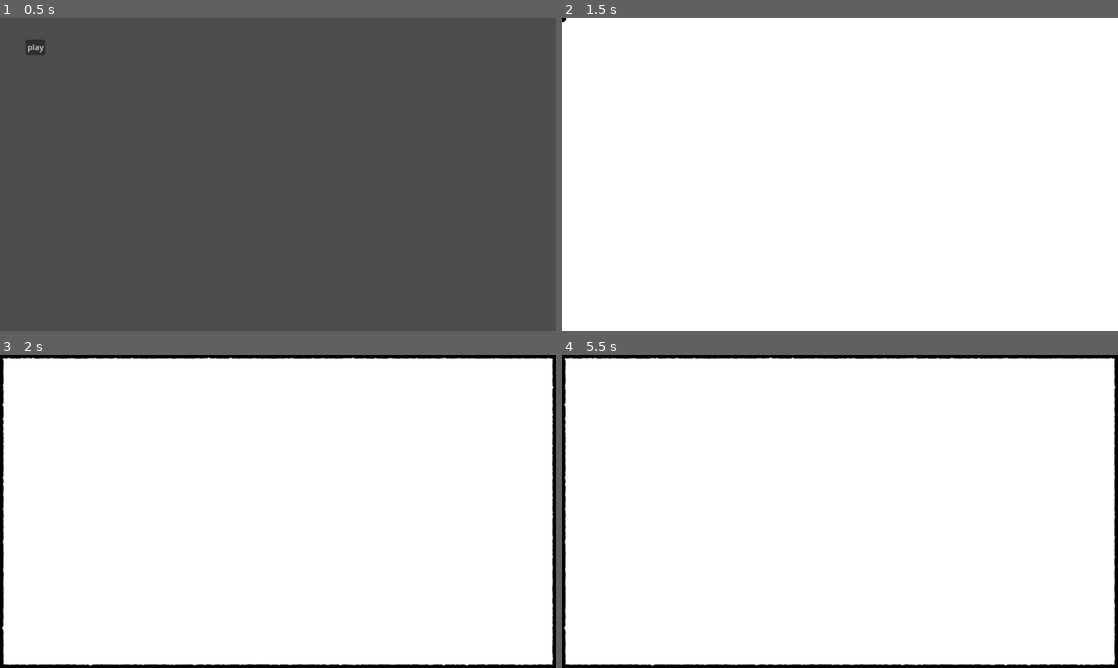
Above: before the commit, frames 1-4 (two rows, left to right).
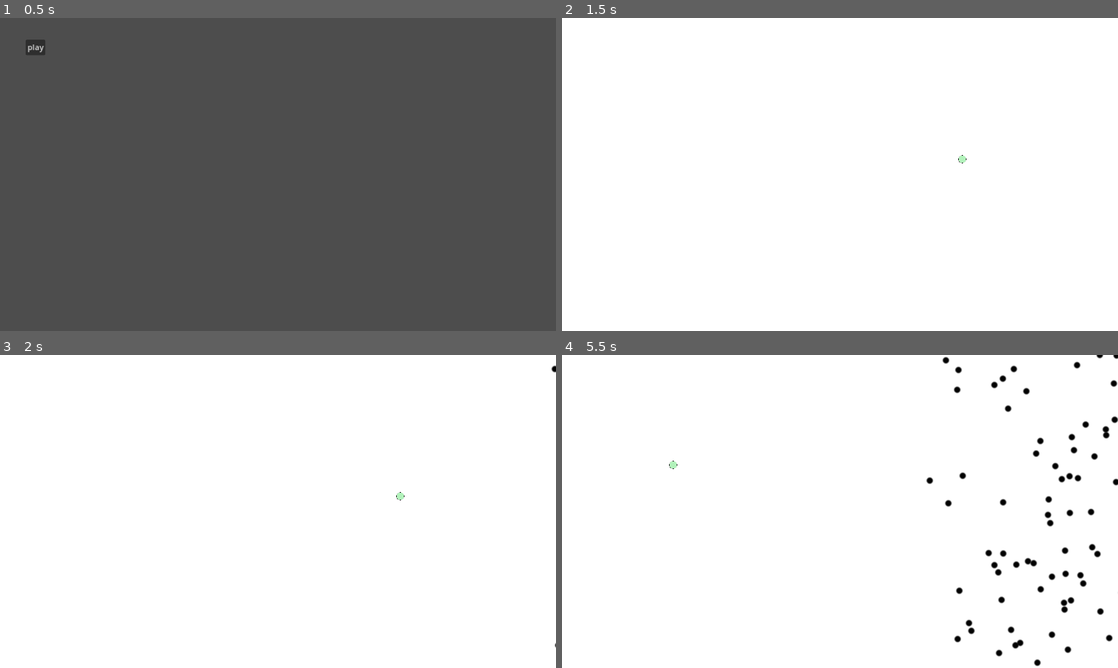
Above: after the commit, the same moments.

Repository: 0x42697262/Danmaku-Deconstruction
Game: Godot game, scene res://scenes/main.tscn
Same seed, same stepped clock (60 frames per second), same inputs: the game is played once before the commit and once after it.
Inputs (mouse positions are in pixels of both pictures, inside the frame that each line leads up to):
- Up to frame 1 (0.5 s): no input
- Up to frame 2 (1.5 s): click "play" at 0.5 s; tap Enter at 1.25 s; move the mouse to (962, 158) at 1.27 s
- Up to frame 3 (2 s): no input
- Up to frame 4 (5.5 s): tap Space at 2 s; move the mouse to (728, 527) at 2.02 s; move the mouse to (895, 442) at 2.77 s; move the mouse to (812, 574) at 3.52 s; move the mouse to (1006, 558) at 4.27 s; move the mouse to (673, 464) at 5.02 s

Frame 1 is identical in both runs. In frame 2, less than 0.1% of the frame differs, in the area x 0-73%, y 0-47%; in frame 3, 4.0%; in frame 4, 5.4%, in the area x 0-100%, y 0-100%.
Error before the commit: Invalid assignment of property or key 'position' with value of type 'Vector2' on a base object of type 'RID'. (res://scenes/world/bullets_manager.gd:103)

Commit message:
mechanics part 3 will redo again

Diff:
--- a/project.godot
+++ b/project.godot
@@ -31,7 +31,7 @@
 
 [editor_plugins]
 
-enabled=PackedStringArray("res://addons/BulletUpHell/plugin.cfg")
+enabled=PackedStringArray()
 
 [input]
 
--- a/scenes/entities/player.gd
+++ b/scenes/entities/player.gd
@@ -46,6 +46,8 @@
 			$sprite.texture = texture_orange
 		0:
 			gameover.emit(self)
+		_:
+			$sprite.texture = texture_green
 	# game over
 	if health_points <= 0:
 		is_alive = false
--- a/scenes/entities/player.tscn
+++ b/scenes/entities/player.tscn
@@ -8,6 +8,7 @@
 
 [node name="player" type="Area2D"]
 script = ExtResource("1_t6ev6")
+health_points = 1000
 
 [node name="sprite" type="Sprite2D" parent="."]
 position = Vector2(1.19209e-07, 2.38419e-07)
--- a/scenes/world/bullets_manager.gd
+++ b/scenes/world/bullets_manager.gd
@@ -1,7 +1,7 @@
 extends Node2D
 
-const BULLET_COUNT_MAX  = 2500
-const SPEED_MIN         = 200
+const BULLET_COUNT_MAX  = 3500
+const SPEED_MIN         = 20
 const SPEED_MAX         = 500
 const BULLET_IMAGE      = preload("res://assets/Characters/bullet.png")
 
@@ -61,7 +61,9 @@
 		PhysicsServer2D.body_set_collision_mask(bullet.body, 0)
 
 		spawner.progress    = randi()
-		bullet.position     = Vector2(0,0)
+		bullet.position     = Vector2(randi_range(10, 1152) + 1152,
+			randi_range(0, 648)
+			)
 
 		var transform2d     = Transform2D()
 		transform2d.origin  = bullet.position
@@ -78,40 +80,41 @@
 
 func spawn_bullet(delta):
 	var transform2d: Transform2D = Transform2D()
+	var offset = get_viewport_rect().size.x + 16
 	for bullet in bullets:
 		if bullet.enabled == false:
 			continue
 
-		spawner.progress = randi()
-		var vector = Vector2(0, bullet.speed)
-		# right side
-		if spawner.progress_ratio > 0.25:
-			vector = Vector2(-bullet.speed, 0)
-		# bottom
-		elif spawner.progress_ratio > 0.50:
-			vector = Vector2(0, -bullet.speed)
-		# left side
-		elif spawner.progress_ratio > 0.50:
-			vector = Vector2(bullet.speed, 0)
-		bullet.position += Vector2(bullet.speed, 0) * delta
+		var c = randi_range(0, 1000)
+		var y = 1
+		if c == 0:
+			y = -1
+		if c == 1:
+			bullet.position.x += 100
+
+		bullet.position -= Vector2(bullet.speed, 0) * delta * y
+
+		if bullet.position.x < -16:
+			bullet.position.x = offset
 
 		transform2d.origin = bullet.position
 		PhysicsServer2D.body_set_state(bullet.body, PhysicsServer2D.BODY_STATE_TRANSFORM, transform2d)
 
 func reset_bullet_position(bullet):
-		spawner.progress = randi()
-		bullet.position = spawner.position
+		#spawner.progress = randi()
+		#bullet.position = spawner.position
+		bullet.position.x = get_viewport_rect().size.x + 16
 
 func _on_touched_signal(body_rid):
-	reset_bullet_position(body_rid)
+	reset_bullet_position(rids[body_rid])
 
 func _on_timer_timeout():
-	if difficulty >= 500:
+	if difficulty >= 250:
 		$timer.stop()
 	bullets[difficulty].enabled = true
 	bullets[difficulty].speed += difficulty
 
-	#difficulty += 1
+	difficulty += 1
 
 
 func _on_area_body_shape_exited(body_rid, body, body_shape_index, local_shape_index):
--- a/scenes/world/gameplay.tscn
+++ b/scenes/world/gameplay.tscn
@@ -8,7 +8,7 @@
 
 [sub_resource type="Curve2D" id="Curve2D_4y8ma"]
 _data = {
-"points": PackedVector2Array(0, 0, 0, 0, 0, 0, 0, 0, 0, 0, 1152, 0, 0, 0, 0, 0, 1152, 648, 0, 0, 0, 0, 0, 648, 0, 0, 0, 0, 0, 0)
+"points": PackedVector2Array(0, 0, 0, 0, -10, -10, 0, 0, 0, 0, 1162, -10, 0, 0, 0, 0, 1162, 658, 0, 0, 0, 0, -10, 658, 0, 0, 0, 0, -10, -10)
 }
 point_count = 5
 
@@ -38,12 +38,18 @@
 [node name="bullets_manager" type="Node2D" parent="."]
 script = ExtResource("2_mekei")
 
+[node name="circle" type="Sprite2D" parent="bullets_manager"]
+position = Vector2(576, 324)
+scale = Vector2(0.0701756, 0.069149)
+
 [node name="spawner" type="Path2D" parent="bullets_manager"]
 curve = SubResource("Curve2D_4y8ma")
 
 [node name="spawner" type="PathFollow2D" parent="bullets_manager/spawner"]
+position = Vector2(-10, -10)
 
 [node name="timer" type="Timer" parent="bullets_manager"]
+wait_time = 0.001
 
 [connection signal="body_shape_exited" from="area" to="bullets_manager" method="_on_area_body_shape_exited"]
 [connection signal="timeout" from="bullets_manager/timer" to="bullets_manager" method="_on_timer_timeout"]
Binary file added: assets/Characters/star.png
Not shown, added: assets/Characters/star.png.import
